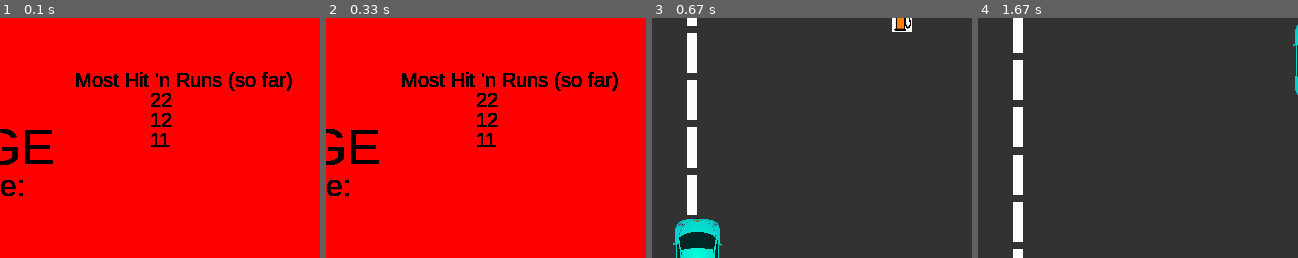
Above: before the commit, frames 1-4 (left to right).
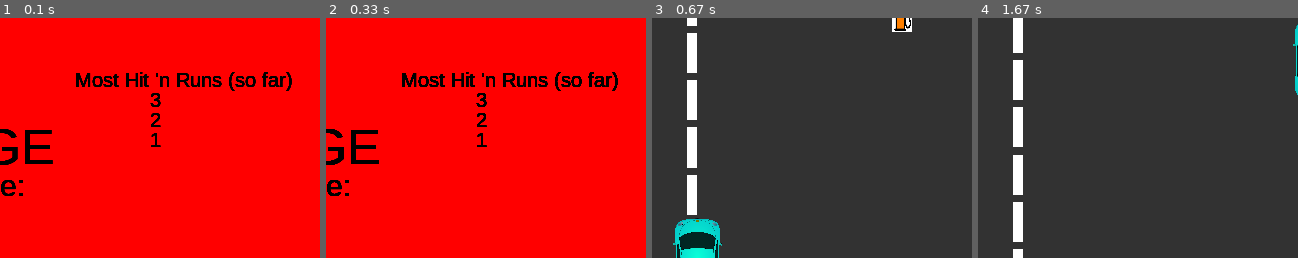
Above: after the commit, the same moments.

Repository: sd18spring/InteractiveProgramming
Game: pygame game, started from game.py
The game is run twice, just before and just after one commit, with the same random seed, the same clock (stepped at 60 frames per second) and the same inputs.
Inputs:
- Up to frame 1 (0.1 s): no input
- Up to frame 2 (0.33 s): no input
- Up to frame 3 (0.67 s): tap Space at 0.33 s
- Up to frame 4 (1.67 s): hold Right 0.67-1.13 s; hold Up 1.17-1.47 s
The pictures show only the part of the screen within x 43-93%, y 0-50%; the shares and areas given below are measured in that part.

The runs differ from the first frame. In frame 1, 0.4% of the frame differs, in the area x 46-54%, y 31-54%; in frame 2, 0.4%; in frame 3, nothing differs; in frame 4, nothing differs.

Commit message:
final submission

Diff:
--- a/game.py
+++ b/game.py
@@ -234,39 +234,41 @@
         """updating player position by velocities given by controller"""
         #setting bounds on edge of screen
         if self.x < 1:
-            if self.score > 9:
+            #updating speed based on level
+            if self.score > 10:
                 self.x += 1.05*self.vx
-            if self.score >19:
+            if self.score > 20:
                 self.x += 1.1*self.vx
-            if self.score >34:
+            if self.score > 35:
                 self.x += 1.15*self.vx
-            if self.score > 49:
+            if self.score > 50:
                 self.x += 1.2*self.vx
-            if self.score >74:
+            if self.score > 75:
                 self.x += 1.25*self.vx
-            if self.score > 99:
+            if self.score > 100:
                 self.x += 1.3*self.vx
             else:
-
                 self.x = 1
                 self.x += self.vx
+
         elif self.x > 589:
-            if self.score > 9:
+            #updating speed based on level
+            if self.score > 10:
                 self.x = 589
                 self.x += 1.05*self.vx
-            if self.score >19:
+            if self.score >20:
                 self.x = 589
                 self.x += 1.1*self.vx
-            if self.score >34:
+            if self.score >35:
                 self.x = 589
                 self.x += 1.15*self.vx
-            if self.score > 49:
+            if self.score > 50:
                 self.x = 589
                 self.x += 1.2*self.vx
-            if self.score >74:
+            if self.score >75:
                 self.x = 589
                 self.x += 1.25*self.vx
-            if self.score > 99:
+            if self.score > 100:
                 self.x = 589
                 self.x += 1.3*self.vx
             else:
@@ -274,55 +276,57 @@
                 self.x += self.vx
         #update position
         else:
-            if self.score > 9:
+            #updating speed based on level
+            if self.score > 10:
                 self.x += 1.05*self.vx
-            if self.score >19:
+            if self.score > 20:
                 self.x += 1.1*self.vx
-            if self.score >34:
+            if self.score > 35:
                 self.x += 1.15*self.vx
-            if self.score > 49:
+            if self.score > 50:
                 self.x += 1.2*self.vx
-            if self.score >74:
+            if self.score > 75:
                 self.x += 1.25*self.vx
-            if self.score > 99:
+            if self.score > 100:
                 self.x += 1.3*self.vx
             else:
                 self.x += self.vx
 
         #setting bounds on edge of screen
         if self.y < 1:
-            if self.score > 9:
+            self.y = 1
+            if self.score > 10:
                 self.y += 1.05*self.vy
-            if self.score >19:
+            if self.score > 20:
                 self.y += 1.1*self.vy
-            if self.score >34:
+            if self.score > 35:
                 self.y += 1.15*self.vy
-            if self.score > 49:
+            if self.score > 50:
                 self.y += 1.2*self.vy
-            if self.score >74:
+            if self.score > 75:
                 self.y += 1.25*self.vy
-            if self.score > 99:
+            if self.score > 100:
                 self.y += 1.3*self.vy
             else:
                 self.y = 1
                 self.y += self.vy
         elif self.y > 399:
-            if self.score > 9:
+            if self.score > 10:
                 self.y = 399
                 self.y += 1.05*self.vy
-            if self.score >19:
+            if self.score > 20:
                 self.y = 399
                 self.y += 1.1*self.vy
-            if self.score >34:
+            if self.score > 35:
                 self.y = 399
                 self.y += 1.15*self.vy
-            if self.score > 49:
+            if self.score > 50:
                 self.y = 399
                 self.y += 1.2*self.vy
-            if self.score >74:
+            if self.score >75:
                 self.y = 399
                 self.y += 1.25*self.vy
-            if self.score > 99:
+            if self.score > 100:
                 self.y = 399
                 self.y += 1.3*self.vy
             else:
@@ -330,17 +334,17 @@
                 self.y += self.vy
         #update position
         else:
-            if self.score > 9:
+            if self.score > 10:
                 self.y += 1.05*self.vy
-            if self.score >19:
+            if self.score > 20:
                 self.y += 1.1*self.vy
-            if self.score >34:
+            if self.score > 35:
                 self.y += 1.15*self.vy
-            if self.score > 49:
+            if self.score > 50:
                 self.y += 1.2*self.vy
-            if self.score >74:
+            if self.score > 75:
                 self.y += 1.25*self.vy
-            if self.score > 99:
+            if self.score > 100:
                 self.y += 1.3*self.vy
             else:
                 self.y += self.vy
@@ -363,6 +367,10 @@
             self.level = 4
         if self.score > 50:
             self.level = 5
+        if self.score > 75:
+            self.level = 6
+        if self.score > 100:
+            self.level = 7
 
     def is_collided_with_gas(self, gas_group):
         """check each sprite in gas group for collision and modifying player if
Binary file changed: road_rage_high_scores.pickle
